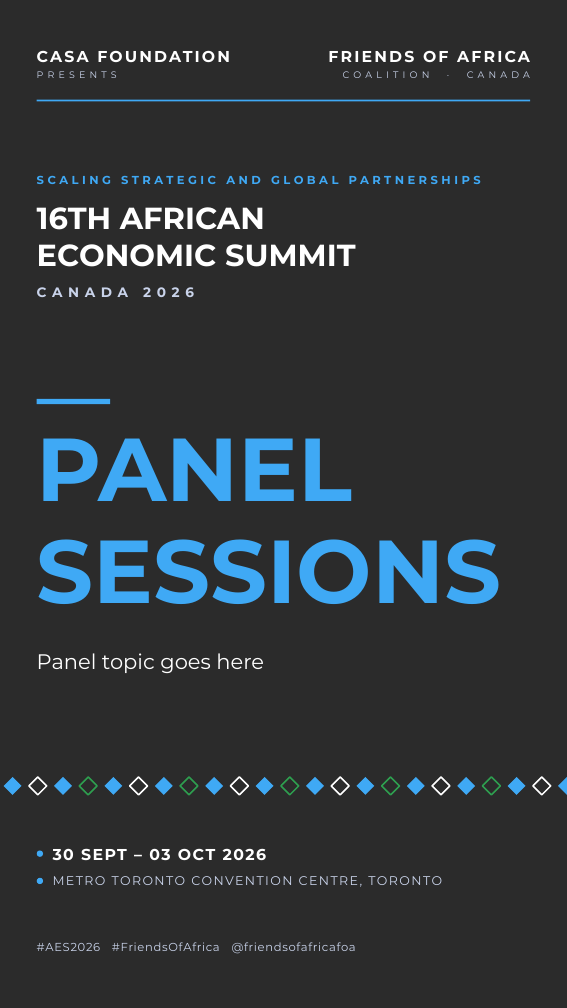
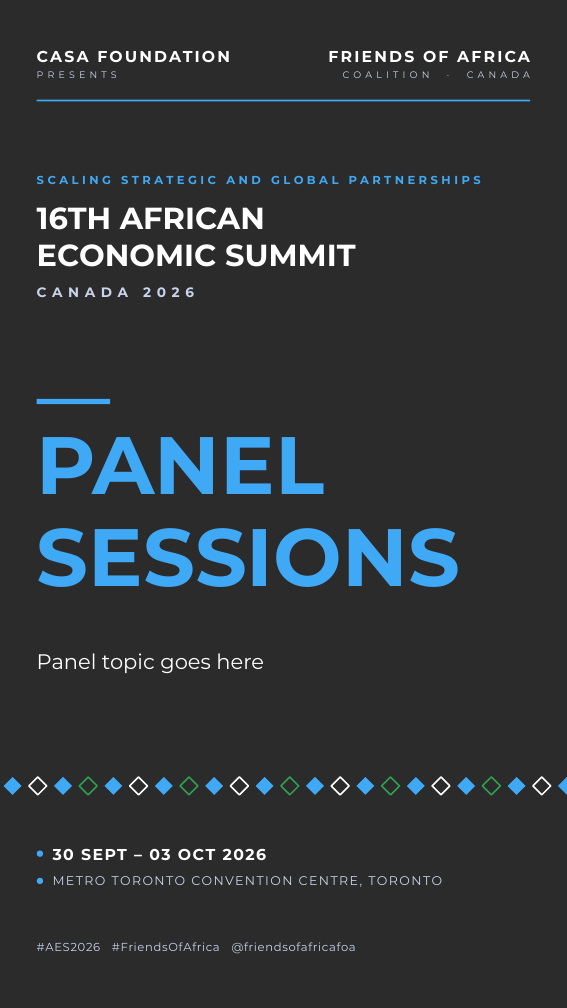
Before and after one commit to Okidoki9903/canva-templates, a slide deck: slide 1 of templates/04-panels.pptx. Drawn at 567x1008 pixels with LibreOffice and Linux fonts; fonts in the diff are those of the drawing; background and template pictures are left out; a plain dark background stands for a picture behind light text. Boxes give left, top, right and bottom in pixels: in the first picture for what was removed or moved away, otherwise in the second. Text is boxed around its words. In the diff, an @@ line names an element or a change of style, - is before the commit and + after.

```diff
--- a/templates/04-panels.pptx
+++ b/templates/04-panels.pptx
@@ text "PANEL" at (x1=37, y1=437, x2=460, y2=587): size 127.5 to 116.2 pt @@
```
Also in this commit, not shown: 1 other slide changed, 6 other files.
